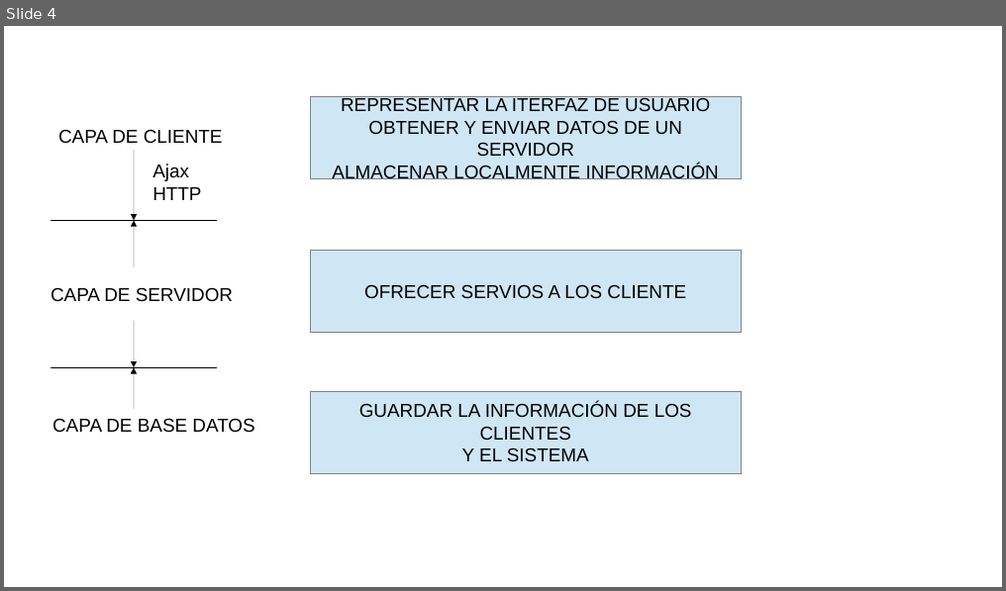
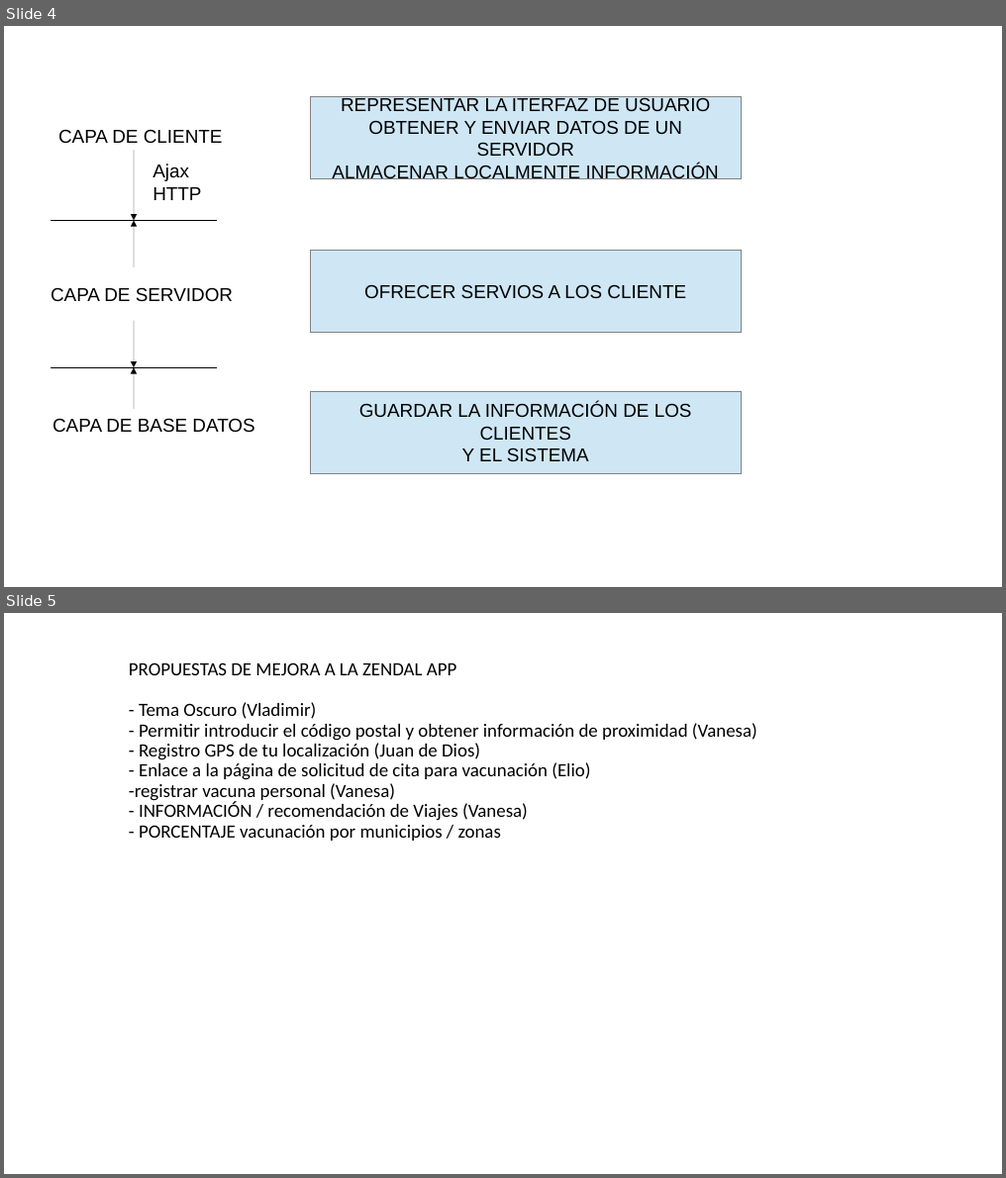
Before and after one commit to Valexx55/cursophonegap, a slide deck: DOCUMENTACION/ESQUEMA CURSO.odp. Shown one above the other, each under a label of ours: slide 4 before the commit, slides 4 and 5 after it. The pictures are 1006x591 and 1006x1178 pixels, drawn with LibreOffice and Linux fonts; fonts in the diff are those of the drawing. Boxes give left, top, right and bottom in pixels: in the first picture for what was removed or moved away, otherwise in the second. Text is boxed around its words. In the diff, an @@ line names an element or a change of style, - is before the commit and + after.

```diff
--- a/DOCUMENTACION/ESQUEMA CURSO.odp
+++ b/DOCUMENTACION/ESQUEMA CURSO.odp
@@ slide 5 added at (x1=4, y1=613, x2=1002, y2=1174), background #FFFFFF @@
@@ title added at (x1=129, y1=663, x2=757, y2=841), 18 pt, text #000000 @@
+PROPUESTAS DE MEJORA A LA ZENDAL APP
+- Tema Oscuro (Vladimir)
+- Permitir introducir el código postal y obtener información de proximidad (Vanesa)
+- Registro GPS de tu localización (Juan de Dios)
+- Enlace a la página de solicitud de cita para vacunación (Elio)
+-registrar vacuna personal (Vanesa)
+- INFORMACIÓN / recomendación de Viajes (Vanesa)
+- PORCENTAJE vacunación por municipios / zonas
```
Also in this commit, not shown: 4 other files.
